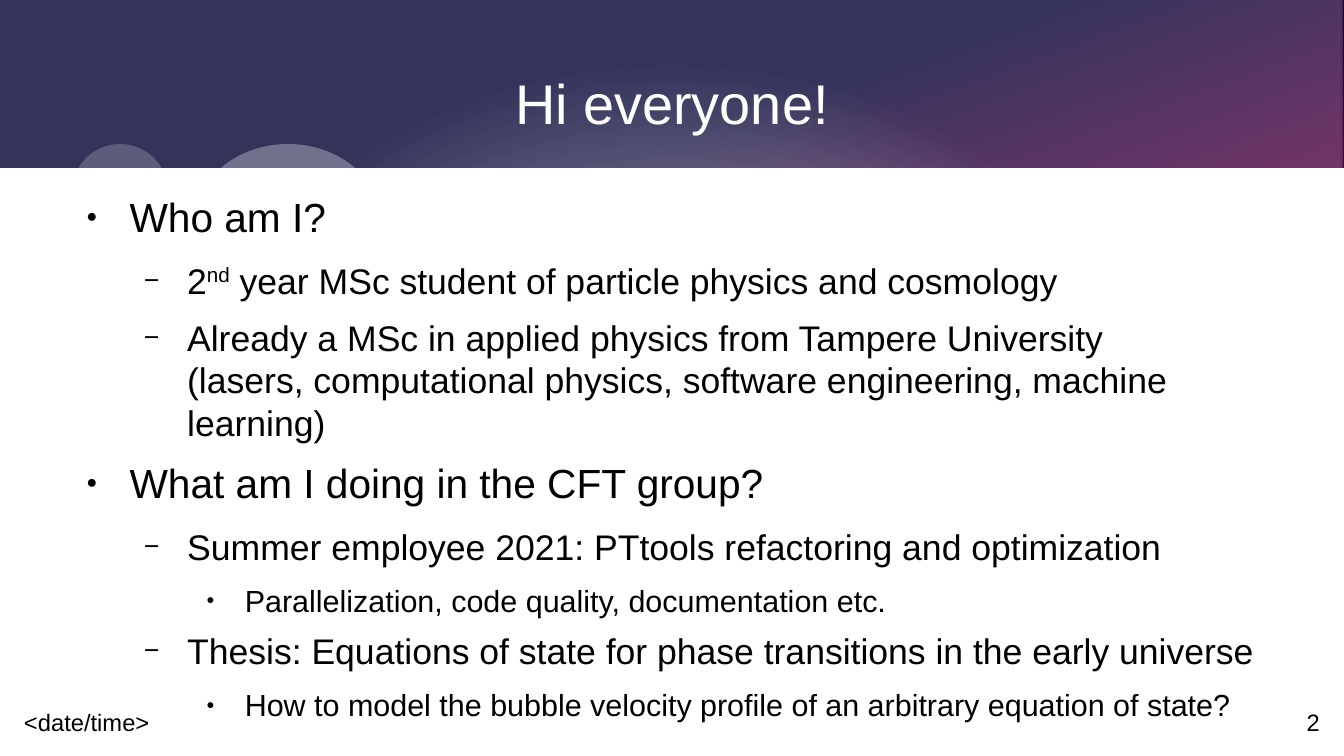
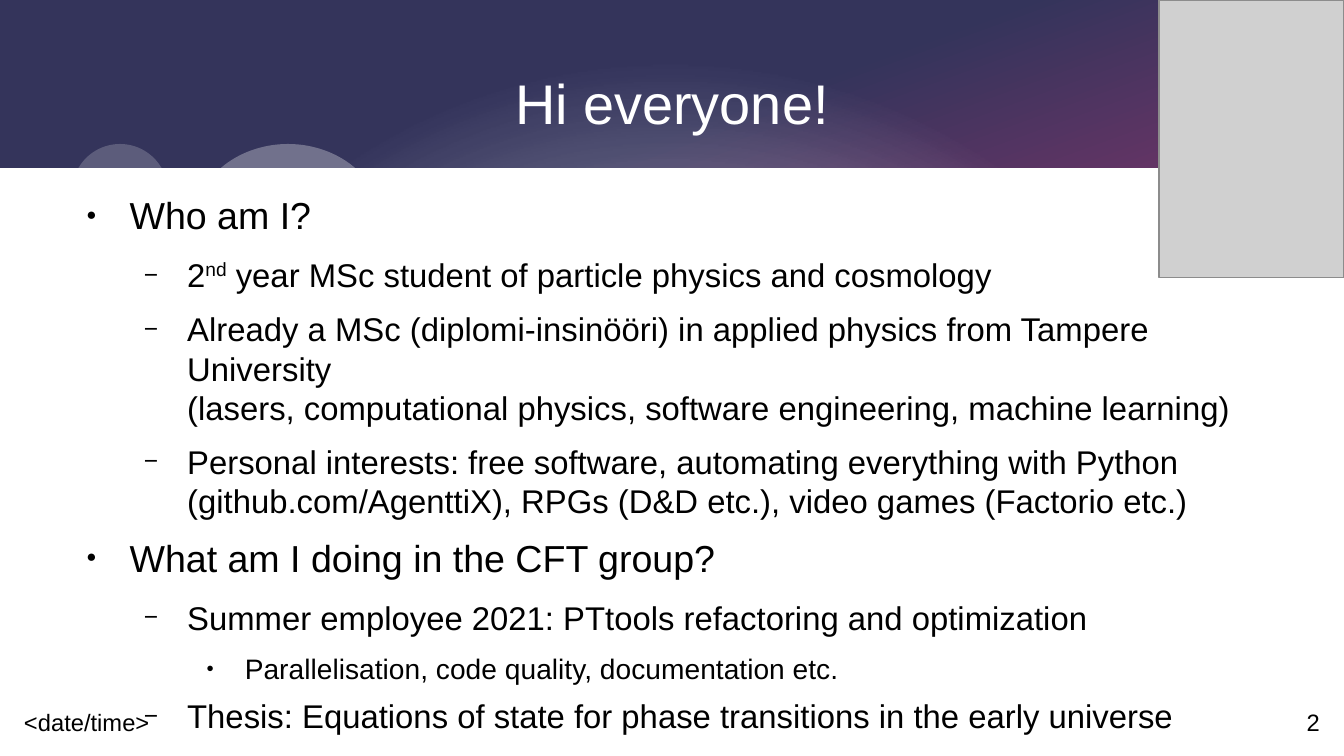
Before and after one commit to AgenttiX/msc-thesis2, a slide deck: slide 2 of cft_meetup_presentation/cft_meetup_slides.odp. Drawn at 1344x756 pixels with LibreOffice and Linux fonts; fonts in the diff are those of the drawing; grey boxes stand for pictures. Boxes give left, top, right and bottom in pixels: in the first picture for what was removed or moved away, otherwise in the second. Text is boxed around its words. In the diff, an @@ line names an element or a change of style, - is before the commit and + after.

```diff
--- a/cft_meetup_presentation/cft_meetup_slides.odp
+++ b/cft_meetup_presentation/cft_meetup_slides.odp
@@ picture added at box(1160, 0, 1344, 278) @@
@@ text at box(130, 201, 1173, 735): size 24 to 22.2 pt in "Who am I?", "What am I doing in the CFT ..."; size 21 to 19.4 pt in "2nd year MSc student of particle physics ...", "Summer employee 2021: PTtools refactoring and optimization", "Thesis: Equations of state for phase transitions ..." @@
@@ text at box(187, 317, 1230, 520): text changed; size 21 to 19.4 pt @@
-  − Already a MSc in applied physics from Tampere University
-    (lasers, computational physics, software engineering, machine learning)
+  − Already a MSc (diplomi-insinööri) in applied physics from Tampere University
+    (lasers, computational physics, software engineering, machine learning)
+  − Personal interests: free software, automating everything with Python (github.com/AgenttiX), RPGs (D&D etc.), video games (Factorio etc.)
@@ text at box(245, 658, 838, 684): text changed; size 18 to 16.6 pt @@
-    ● Parallelization, code quality, documentation etc.
+    ● Parallelisation, code quality, documentation etc.
@@ text at box(245, 694, 1230, 722): text changed; size 18 to 16.6 pt @@
-    ● How to model the bubble velocity profile of an arbitrary equation of state?
+    ● How to model the fluid velocity profile of an arbitrary equation of state?
```
Also in this commit, not shown: 5 other slides changed, 1 other file.
